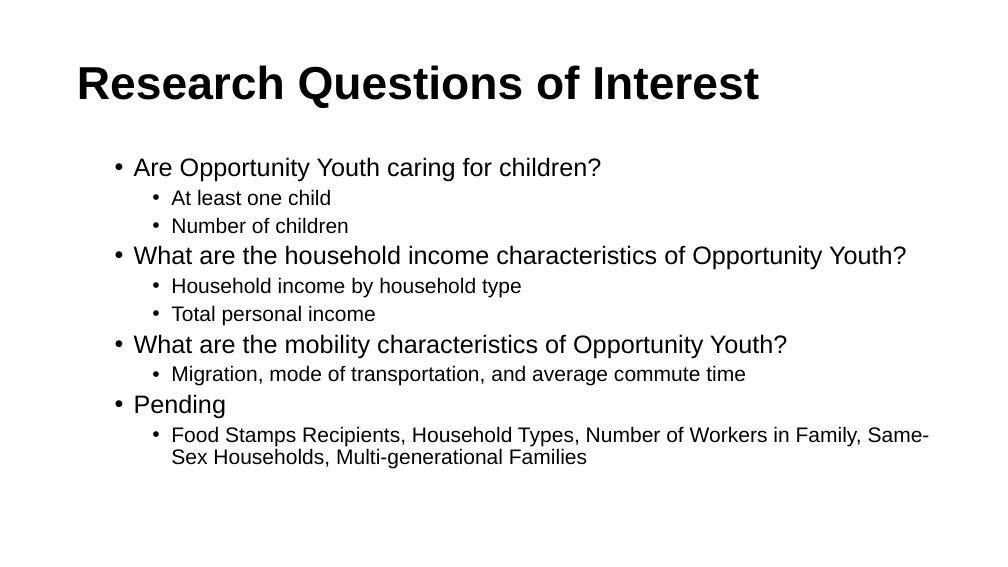
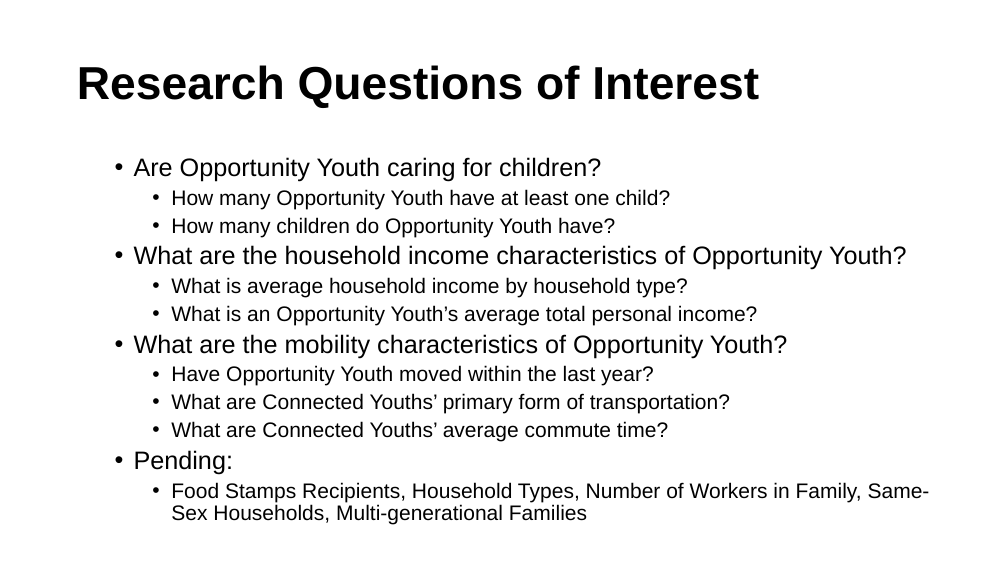
Before and after one commit to ucdiegorubi/oy_census_analysis, a slide deck: slide 3 of create_powerpoint/household_structure_estimates.pptx. Drawn at 1008x567 pixels with LibreOffice and Linux fonts; fonts in the diff are those of the drawing; background and template pictures are left out. Boxes give left, top, right and bottom in pixels: in the first picture for what was removed or moved away, otherwise in the second. Text is boxed around its words. In the diff, an @@ line names an element or a change of style, - is before the commit and + after.

```diff
--- a/create_powerpoint/household_structure_estimates.pptx
+++ b/create_powerpoint/household_structure_estimates.pptx
@@ text at box(171, 189, 670, 237): text changed @@
-    • At least one child
-    • Number of children
+    • How many Opportunity Youth have at least one child?
+    • How many children do Opportunity Youth have?
@@ text at box(171, 277, 757, 325): text changed @@
-    • Household income by household type
-    • Total personal income
+    • What is average household income by household type?
+    • What is an Opportunity Youth’s average total personal income?
@@ text at box(134, 365, 730, 474): text changed @@
-    • Migration, mode of transportation, and average commute time
-  • Pending
+    • Have Opportunity Youth moved within the last year?
+    • What are Connected Youths’ primary form of transportation?
+    • What are Connected Youths’ average commute time?
+  • Pending:
```
Also in this commit, not shown: 1 other slide changed, 2 slides added, 6 other files.
